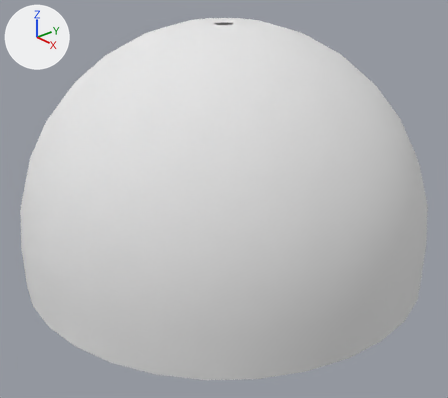
What one commit did to the Blender file assets/models/skydome.blend.
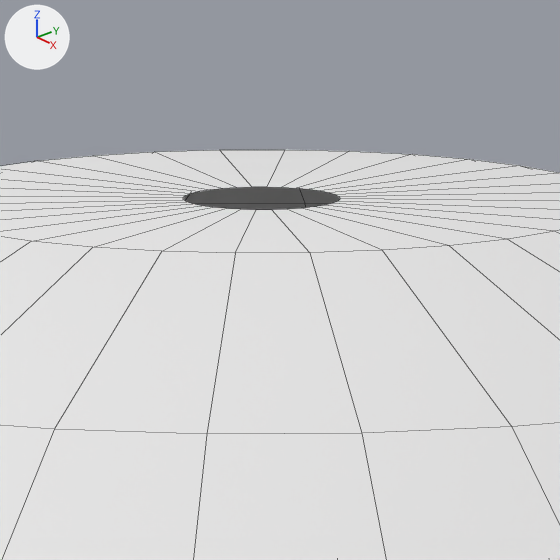
Each version is shown whole from a 50 mm camera at (2.181, -1.897, 1.388) aimed at (0.076, -0.066, 0.161), then close up on the part from 43% to 58% of the width and 0% to 17% of the height. Arrows for +X, +Y and +Z are at upper left; the lights stay in place. The close-ups show mesh edges as thin lines.
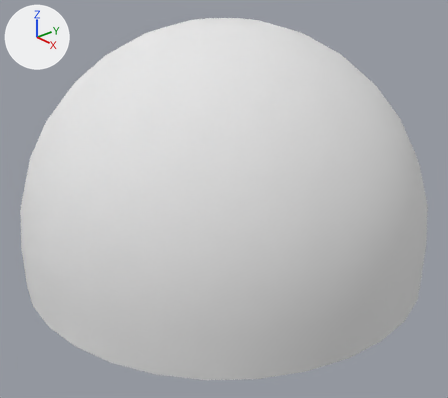
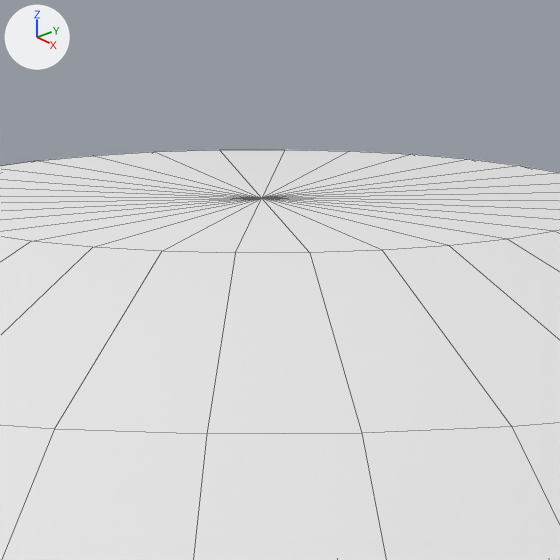
What differs and where, as boxes [x1, y1, x2, y2] in the close-ups (560 x 560 px; the box of a moved part takes in the faces that stretch with it):
part 1 of me_sphere, moved or reshaped
    both: [0, 150, 560, 253]

Diff of the bpy script that builds the scene:
```diff
--- a/assets/models/skydome.blend.py
+++ b/assets/models/skydome.blend.py
@@ me_sphere @@
 me_sphere.from_pydata(...)  # 320 vertices, 288 faces; spans x -1.0..1.0, y -1.0..1.0, z -0.2..0.98
 # used by ob_sphere; location = (0.0, 0.0, 0.0)
+# me_sphere part 1: all 32 vertices in x -0.04..0.04, y -0.04..0.04, z 0.98 are scaled about their middle by (0.001, 0.001, 1)
 me_sphere.materials.append(mat_material_003)
```
